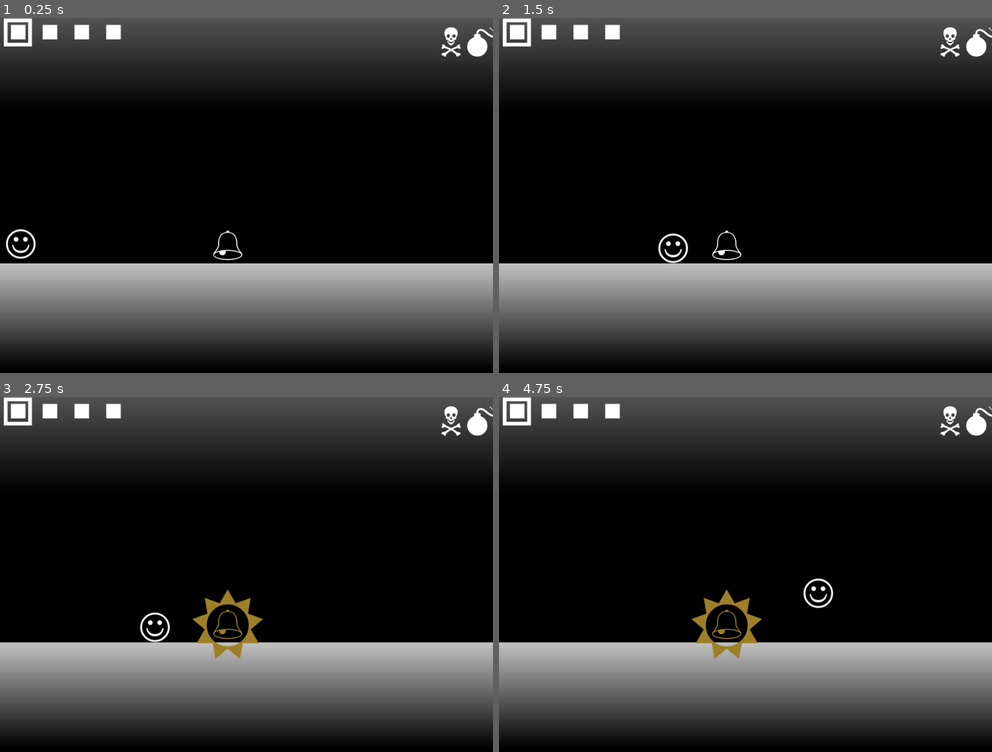
Above: before the commit, frames 1-4 (two rows, left to right).
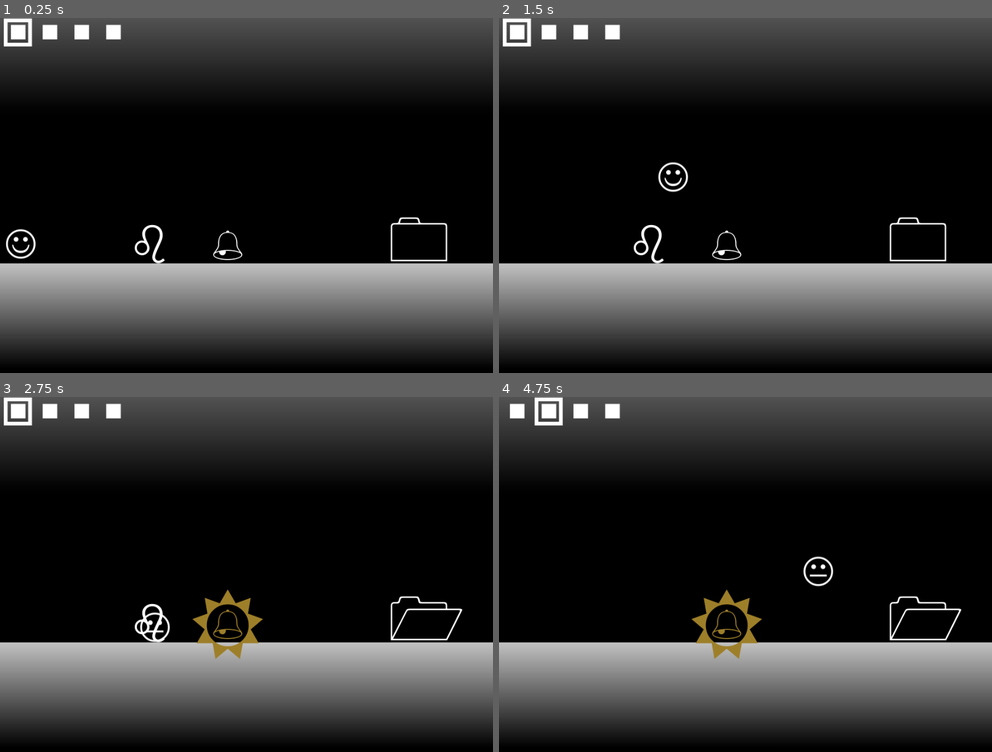
Above: after the commit, the same moments.

Repository: HyperGameDev/wingdingsgame
Game: Godot game, scene res://m.tscn
The game is run twice, just before and just after one commit, with the same random seed, the same clock (stepped at 60 frames per second) and the same inputs.
Inputs:
- Up to frame 1 (0.25 s): no input
- Up to frame 2 (1.5 s): tap Enter (ui_accept) at 0.5, 0.77 s; hold D (Right) from 0.53 s (still down)
- Up to frame 3 (2.75 s): tap Enter (ui_accept) at 1.52 s; release D (Right) at 2.03 s; hold A (Left) from 2.03 s (still down)
- Up to frame 4 (4.75 s): release A (Left) at 2.78 s; hold D (Right) 2.78-4.28 s; tap Enter (ui_accept) at 3.02, 3.77, 4.52 s; hold A (Left) from 4.28 s (still down)

The runs differ from the first frame. In frame 1, 0.9% of the frame differs, in the area x 27-100%, y 2-70%; in frame 2, 1.2%; in frame 3, 1.0%; in frame 4, 1.6%, in the area x 0-100%, y 0-69%.
Error after the commit: Trying to assign value of type 'String' to a variable of type 'Node2D'. (res://folder.gd:13)

Commit message:
trying to next level

Diff:
--- a/bell.gd
+++ b/bell.gd
@@ -8,6 +8,7 @@
 
 
 func _ready() -> void:
+	Globals.current_bells += 1
 	body_entered.connect(_on_body_entered)
 	body_exited.connect(_on_body_exited)
 
@@ -18,6 +19,7 @@
 			label_highlight.visible = true
 
 			label_bell.modulate = Color(Color(0.62, 0.498, 0.161))
+			Globals.current_bells -= 1
 
 
 func _on_body_exited(body) -> void:
--- /dev/null
+++ b/folder.gd
@@ -0,0 +1,15 @@
+extends Area2D
+@onready var label_folder: Label = $Label_Folder
+
+var is_open: bool = false
+
+func _ready() -> void:
+	Globals.current_folder	 = self
+	body_entered.connect(_on_body_entered)
+
+func _on_body_entered(body) -> void:
+	if is_open and body is Player:
+		SignalBus.update_level.emit()
+		var next_level: Node2D = Globals.levels[Globals.level]
+		Level_Node.ref.add_child(next_level)
+		get_owner().queue_free()
--- /dev/null
+++ b/folder.tscn
@@ -0,0 +1,21 @@
+[gd_scene load_steps=3 format=3 uid="uid://bas1p7jkp56oj"]
+
+[ext_resource type="Script" uid="uid://cgs6gt1dudouc" path="res://folder.gd" id="1_mft3y"]
+
+[sub_resource type="RectangleShape2D" id="RectangleShape2D_vonw3"]
+size = Vector2(80, 74)
+
+[node name="Folder" type="Area2D"]
+script = ExtResource("1_mft3y")
+
+[node name="Label_Folder" type="Label" parent="."]
+offset_left = 16.0
+offset_top = -32.0
+offset_right = 192.0
+offset_bottom = 147.0
+theme_override_font_sizes/font_size = 111
+text = "0"
+
+[node name="CollisionShape2D" type="CollisionShape2D" parent="."]
+position = Vector2(88, 27)
+shape = SubResource("RectangleShape2D_vonw3")
--- /dev/null
+++ b/ghost.gd
@@ -0,0 +1,41 @@
+extends Area2D
+
+@onready var label_ghost: Label = $Label_Ghost
+
+@onready var timer: Timer = $Timer
+
+@onready var collision: CollisionShape2D = $Collision
+
+var is_ghost: bool = true
+
+
+var player_seen: bool = false
+
+
+func _ready() -> void:
+	timer.timeout.connect(_on_timer_timeout)
+	body_entered.connect(_on_body_entered)
+	body_exited.connect(_on_body_exited)
+
+func _on_body_entered(body) -> void:
+	if not player_seen:
+		if body is Player:
+			player_seen = true
+			SignalBus.enemy_touched.emit()
+
+func _on_body_exited(body) -> void:
+	if body is Player:
+		player_seen = false
+
+func _on_timer_timeout() -> void:
+	if not is_ghost:
+		is_ghost = true
+		var tween: Tween = create_tween()
+		tween.tween_property(label_ghost,"modulate:a",0.,.3)
+		collision.disabled = true
+
+	else:
+		is_ghost = false
+		var tween: Tween = create_tween()
+		tween.tween_property(label_ghost,"modulate:a",1.,.3)
+		collision.disabled = false
--- /dev/null
+++ b/ghost.tscn
@@ -0,0 +1,24 @@
+[gd_scene load_steps=3 format=3 uid="uid://br66k50gttw1q"]
+
+[ext_resource type="Script" uid="uid://deirrxt62xbuc" path="res://ghost.gd" id="1_v5pp4"]
+
+[sub_resource type="CircleShape2D" id="CircleShape2D_v5pp4"]
+radius = 25.84
+
+[node name="Ghost" type="Area2D"]
+script = ExtResource("1_v5pp4")
+
+[node name="Collision" type="CollisionShape2D" parent="."]
+position = Vector2(34, 46)
+shape = SubResource("CircleShape2D_v5pp4")
+
+[node name="Label_Ghost" type="Label" parent="."]
+offset_top = 1.0
+offset_right = 79.0
+offset_bottom = 80.0
+theme_override_font_sizes/font_size = 71
+text = "b"
+
+[node name="Timer" type="Timer" parent="."]
+wait_time = 2.0
+autostart = true
--- a/globals.gd
+++ b/globals.gd
@@ -1,6 +1,24 @@
 extends Node
 
 var level: int = 1
+var current_bells: int = 0
+
+var current_folder: Area2D = null
+
+var folder_entered: bool = false
+
+const levels: Array = [
+	"",
+	"res://level_1.tscn",
+	"res://level_2.tscn",
+
+]
+
+func _process(_delta: float) -> void:
+	if level > 0 and current_bells == 0 and not folder_entered:
+		folder_entered = true
+		current_folder.label_folder.text = "1"
+		current_folder.is_open = true
 
 func _ready() -> void:
 	SignalBus.update_level.connect(_on_update_level)
@@ -9,6 +27,8 @@
 
 func _on_update_level() -> void:
 	level += 1
+	folder_entered = false
+
 
 func _on_restart() -> void:
 	#get_tree().change_scene_to_file("res://main_scene.gd")
--- a/level.tscn
+++ b/level.tscn
@@ -1,6 +1,8 @@
-[gd_scene load_steps=2 format=3 uid="uid://c32xhm2lbocxd"]
+[gd_scene load_steps=4 format=3 uid="uid://c32xhm2lbocxd"]
 
 [ext_resource type="PackedScene" uid="uid://doeq5ncbvqkgp" path="res://label_bell.tscn" id="1_u52ul"]
+[ext_resource type="PackedScene" uid="uid://br66k50gttw1q" path="res://ghost.tscn" id="2_vonw3"]
+[ext_resource type="PackedScene" uid="uid://bas1p7jkp56oj" path="res://folder.tscn" id="3_oi3di"]
 
 [node name="Level" type="Node2D"]
 
@@ -9,3 +11,9 @@
 
 [node name="Marker2D" type="Marker2D" parent="."]
 position = Vector2(0, 448)
+
+[node name="Ghost" parent="." instance=ExtResource("2_vonw3")]
+position = Vector2(240, 368)
+
+[node name="Folder" parent="." instance=ExtResource("3_oi3di")]
+position = Vector2(688, 376)
--- /dev/null
+++ b/level_1.tscn
@@ -0,0 +1,15 @@
+[gd_scene load_steps=3 format=3 uid="uid://bpafo7t4j4d83"]
+
+[ext_resource type="PackedScene" uid="uid://doeq5ncbvqkgp" path="res://label_bell.tscn" id="1_hbghi"]
+[ext_resource type="PackedScene" uid="uid://br66k50gttw1q" path="res://ghost.tscn" id="2_hn12h"]
+
+[node name="Level" type="Node2D"]
+
+[node name="Label_Bell" parent="." instance=ExtResource("1_hbghi")]
+position = Vector2(384, 376)
+
+[node name="Marker2D" type="Marker2D" parent="."]
+position = Vector2(0, 448)
+
+[node name="Ghost" parent="." instance=ExtResource("2_hn12h")]
+position = Vector2(240, 368)
--- /dev/null
+++ b/level_node.gd
@@ -0,0 +1,7 @@
+extends Node2D
+class_name Level_Node
+
+static var ref: Node2D
+
+func _init() -> void:
+	ref = self
--- a/m.tscn
+++ b/m.tscn
@@ -1,9 +1,10 @@
-[gd_scene load_steps=12 format=3 uid="uid://c4ayh2oj5acgt"]
+[gd_scene load_steps=13 format=3 uid="uid://c4ayh2oj5acgt"]
 
 [ext_resource type="Script" uid="uid://cfjcmju6pu64e" path="res://player.gd" id="1_4to46"]
 [ext_resource type="Script" uid="uid://b6bbob6b4lwyq" path="res://main_scene.gd" id="1_nkbvh"]
 [ext_resource type="PackedScene" uid="uid://drm8bs6g116s8" path="res://level_pip.tscn" id="1_s3bci"]
 [ext_resource type="Theme" uid="uid://cl6bndf7m7eks" path="res://icons.tres" id="2_26gr6"]
+[ext_resource type="Script" uid="uid://4j4k5bu3884i" path="res://level_node.gd" id="5_dnbgo"]
 [ext_resource type="PackedScene" uid="uid://c32xhm2lbocxd" path="res://level.tscn" id="7_hd1ut"]
 
 [sub_resource type="Gradient" id="Gradient_torwd"]
@@ -51,6 +52,7 @@
 shape = SubResource("WorldBoundaryShape2D_feo16")
 
 [node name="Label3" type="Label" parent="."]
+visible = false
 offset_left = 800.0
 offset_top = 5.0
 offset_right = 1154.0
@@ -102,5 +104,6 @@
 anchor_mode = 0
 
 [node name="Levels" type="Node2D" parent="."]
+script = ExtResource("5_dnbgo")
 
 [node name="Level" parent="Levels" instance=ExtResource("7_hd1ut")]
--- a/player.gd
+++ b/player.gd
@@ -4,7 +4,7 @@
 @onready var label_health: Label = $Label_Health
 
 const SPEED = 300.0
-const JUMP_VELOCITY = -400.0
+const JUMP_VELOCITY = -600.0
 
 var health: int = 3
 
Not shown, added: folder.gd.uid
Not shown, added: ghost.gd.uid
Not shown, added: level_node.gd.uid
